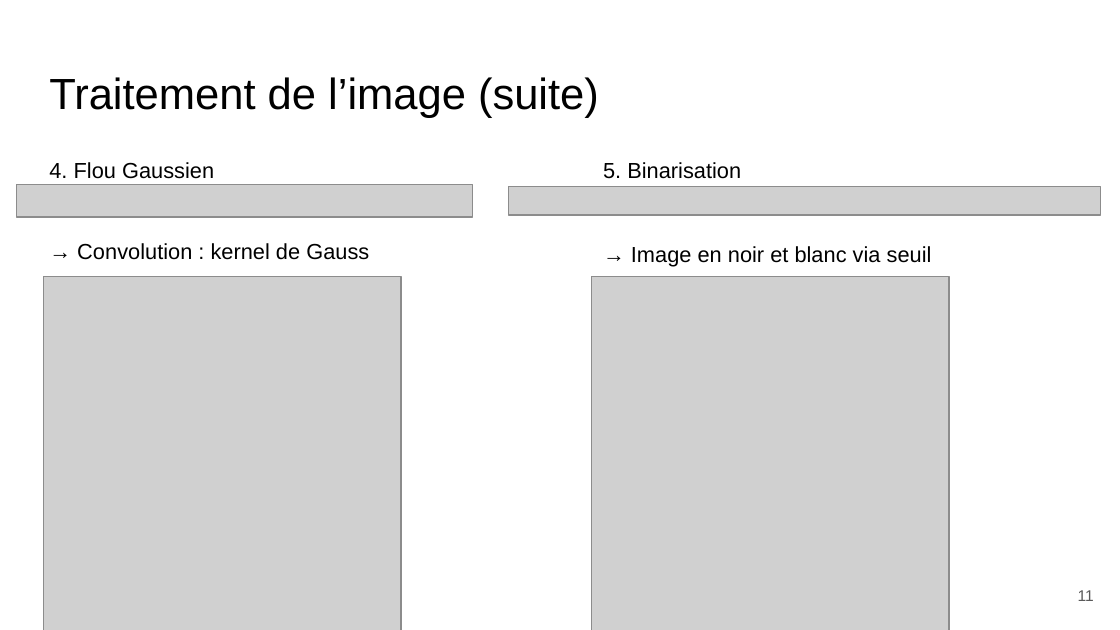
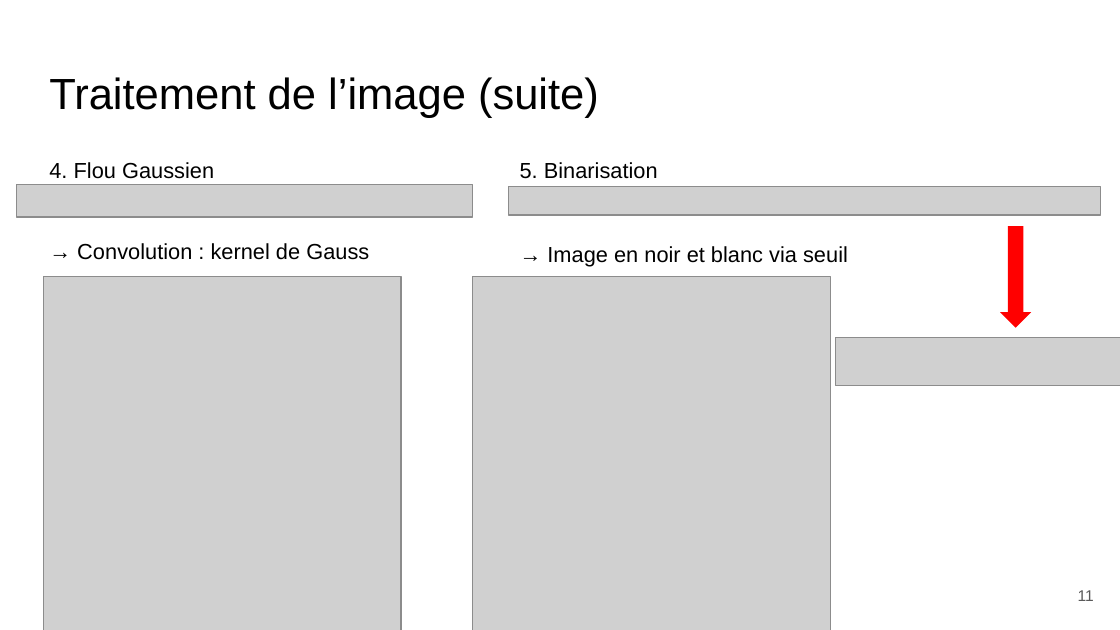
Before and after one commit to GonoGoat/TdS-Groupe1, a slide deck: slide 11 of Tds Groupe 1.pptx. Drawn at 1120x630 pixels with LibreOffice and Linux fonts; fonts in the diff are those of the drawing; grey boxes stand for pictures. Boxes give left, top, right and bottom in pixels: in the first picture for what was removed or moved away, otherwise in the second. Text is boxed around its words. In the diff, an @@ line names an element or a change of style, - is before the commit and + after.

```diff
--- a/Tds Groupe 1.pptx
+++ b/Tds Groupe 1.pptx
@@ text "5. Binarisation": place and size @@
-text "5. Binarisation" at [603,162,932,267]
+text "5. Binarisation" at [520,162,848,267]
@@ down arrow added at [1000,226,1032,328], fill #FF0000 @@
@@ picture: place and size @@
-picture at [591,277,949,630]
+picture at [473,277,830,630]
@@ picture added at [836,337,1120,385] @@
```
Also in this commit, not shown: 2 other files.
